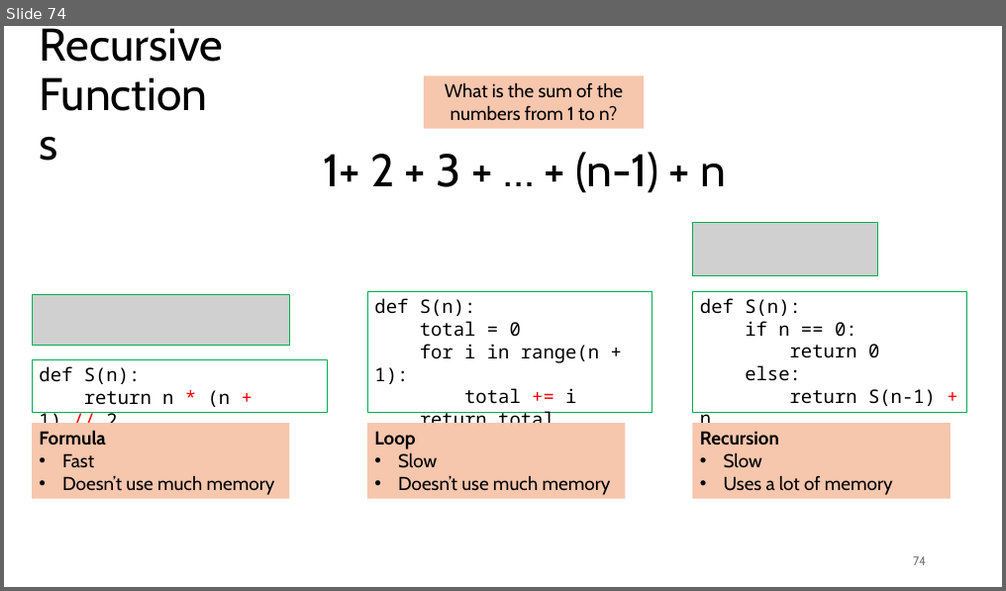
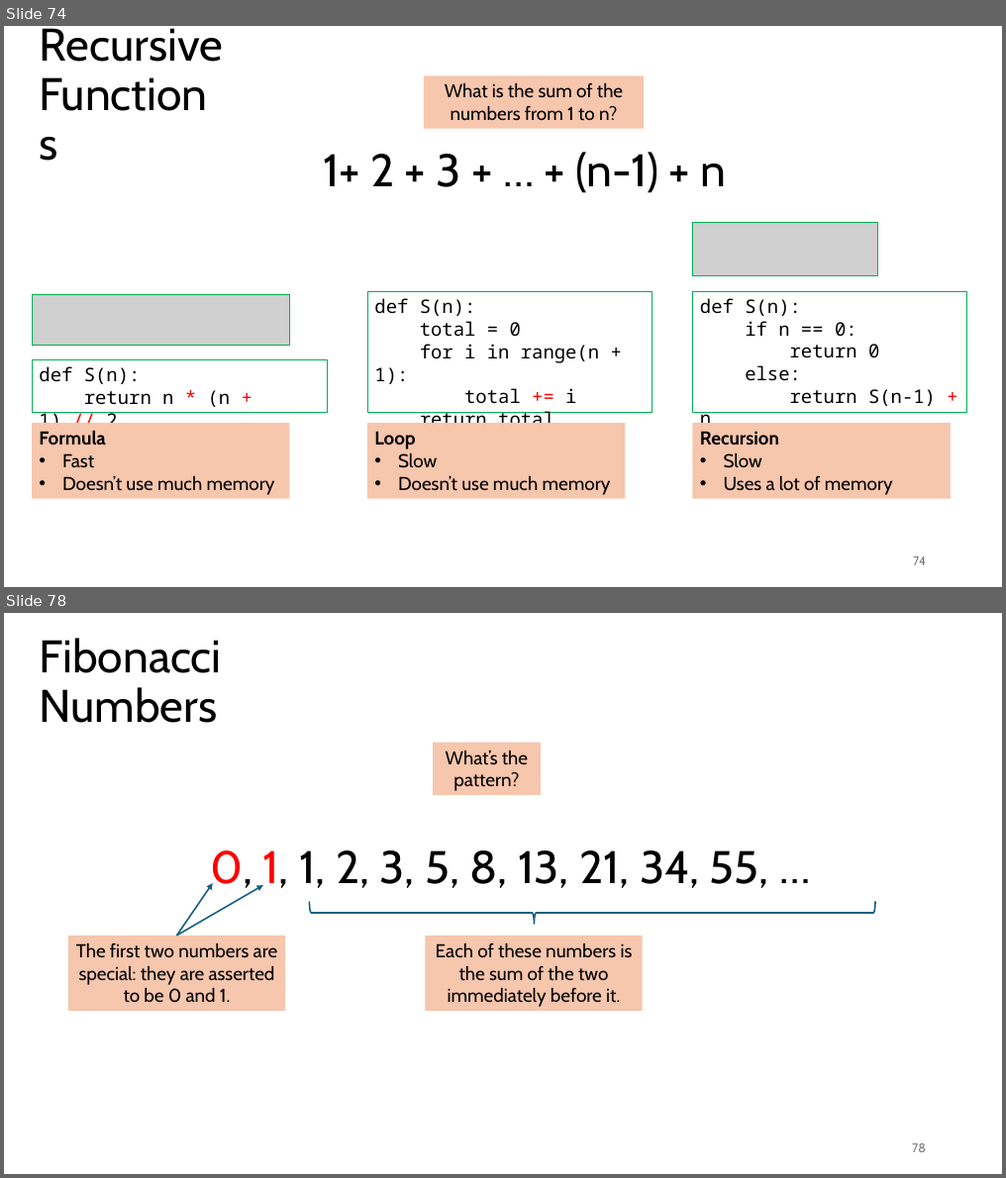
Before and after one commit to tjd1234/cmpt120fall2024, a slide deck: lecture_notes/chapter6/chapter6.pptx. Shown one above the other, each under a label of ours: slide 74 before the commit, slides 74 and 78 after it; the slides between them are not shown. The pictures are 1006x591 and 1006x1178 pixels, drawn with LibreOffice and Linux fonts; fonts in the diff are those of the drawing; grey boxes stand for pictures. Boxes give left, top, right and bottom in pixels: in the first picture for what was removed or moved away, otherwise in the second. Text is boxed around its words. In the diff, an @@ line names an element or a change of style, - is before the commit and + after.

```diff
--- a/lecture_notes/chapter6/chapter6.pptx
+++ b/lecture_notes/chapter6/chapter6.pptx
@@ slide 78 added at box(4, 613, 1002, 1174), background #FFFFFF @@
@@ title added at box(40, 638, 222, 723), 44 pt, text #000000 @@
+Fibonacci
+Numbers
@@ rectangle added at box(433, 743, 541, 796), fill #F6C6AD, 18 pt, text #000000 @@
+What’s the pattern?
@@ text added at box(210, 851, 769, 894), 44 pt, text #000000 @@
+0, 1, 1, 2, 3, 5, 8, 13, 21, 34, 55, …
@@ arrow added from (177, 936) to (213, 883), #156082 1.5 pt @@
@@ arrow added from (177, 936) to (263, 885), #156082 1.5 pt @@
@@ left brace added at box(310, 902, 876, 925), outline #156082 1.5 pt @@
@@ rectangle added at box(68, 936, 285, 1011), fill #F6C6AD, 18 pt, text #000000 @@
+The first two numbers are special: they are asserted to be 0 and 1.
@@ rectangle added at box(426, 936, 643, 1011), fill #F6C6AD, 18 pt, text #000000 @@
+Each of these numbers is the sum of the two immediately before it.
@@ page number added at box(912, 1144, 926, 1153), 12 pt, text #797979 @@
+78
```
Also in this commit, not shown: 29 other slides added, 2 other files.
